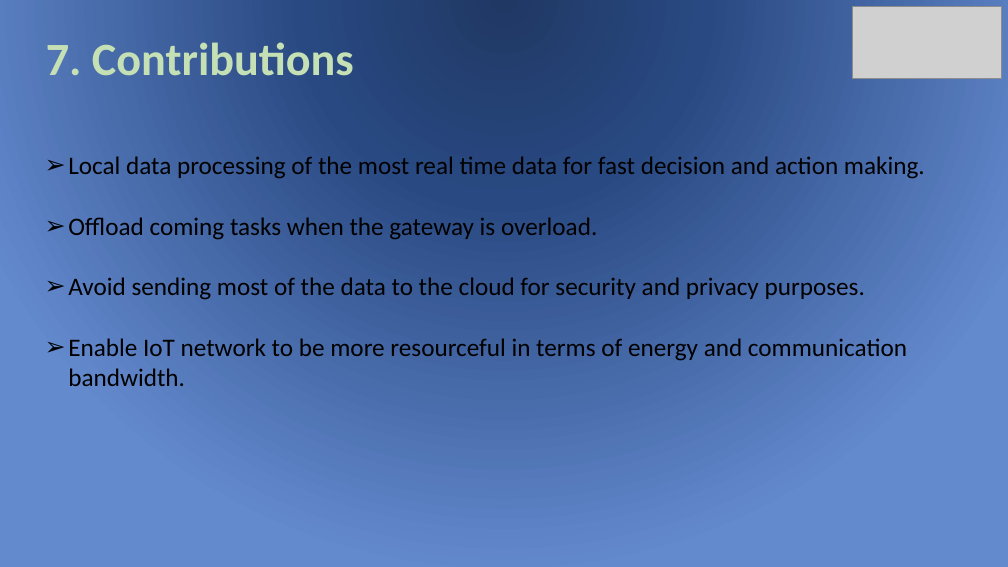
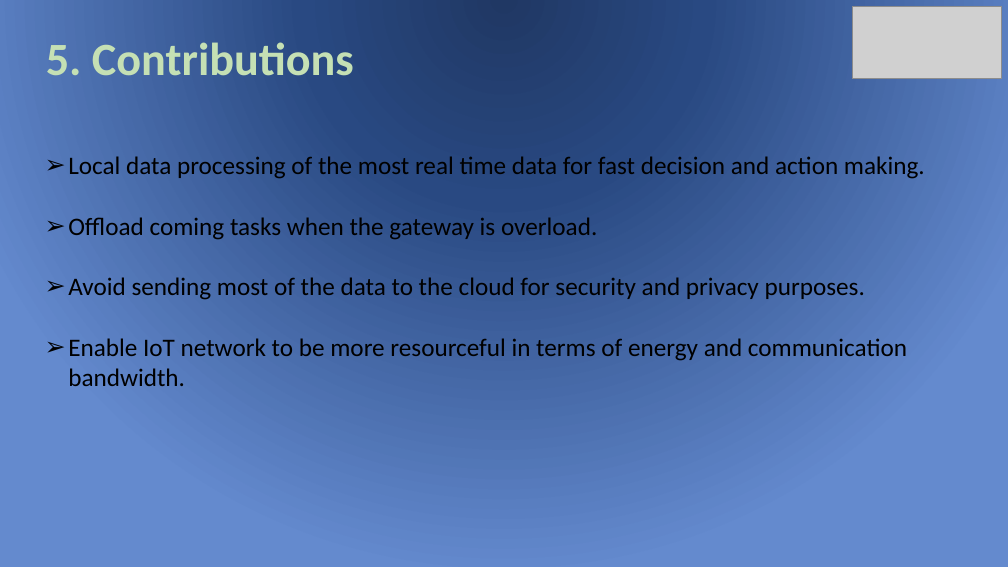
Before and after one commit to baharababah/DIM, a slide deck: slide 48 of DIM_Presentation.pptx (slide 61 before the commit). Drawn at 1008x567 pixels with LibreOffice and Linux fonts; fonts in the diff are those of the drawing; grey boxes stand for pictures. Boxes give left, top, right and bottom in pixels: in the first picture for what was removed or moved away, otherwise in the second. Text is boxed around its words. In the diff, an @@ line names an element or a change of style, - is before the commit and + after.

```diff
--- a/DIM_Presentation.pptx
+++ b/DIM_Presentation.pptx
@@ text at (46,42,354,76): text changed @@
-7. Contributions
+5. Contributions
```
Also in this commit, not shown: 49 other slides changed, 13 slides removed, 55 other files.
